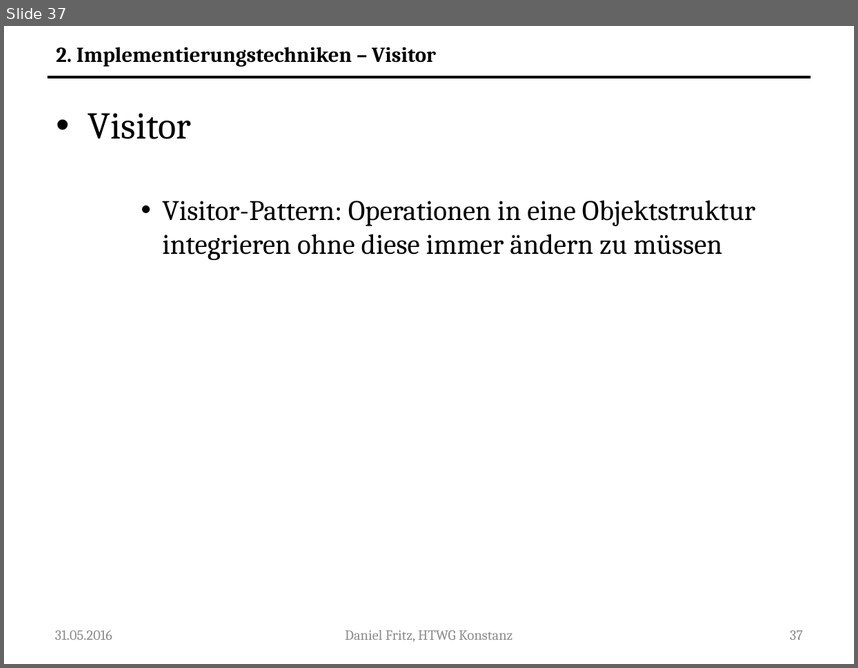
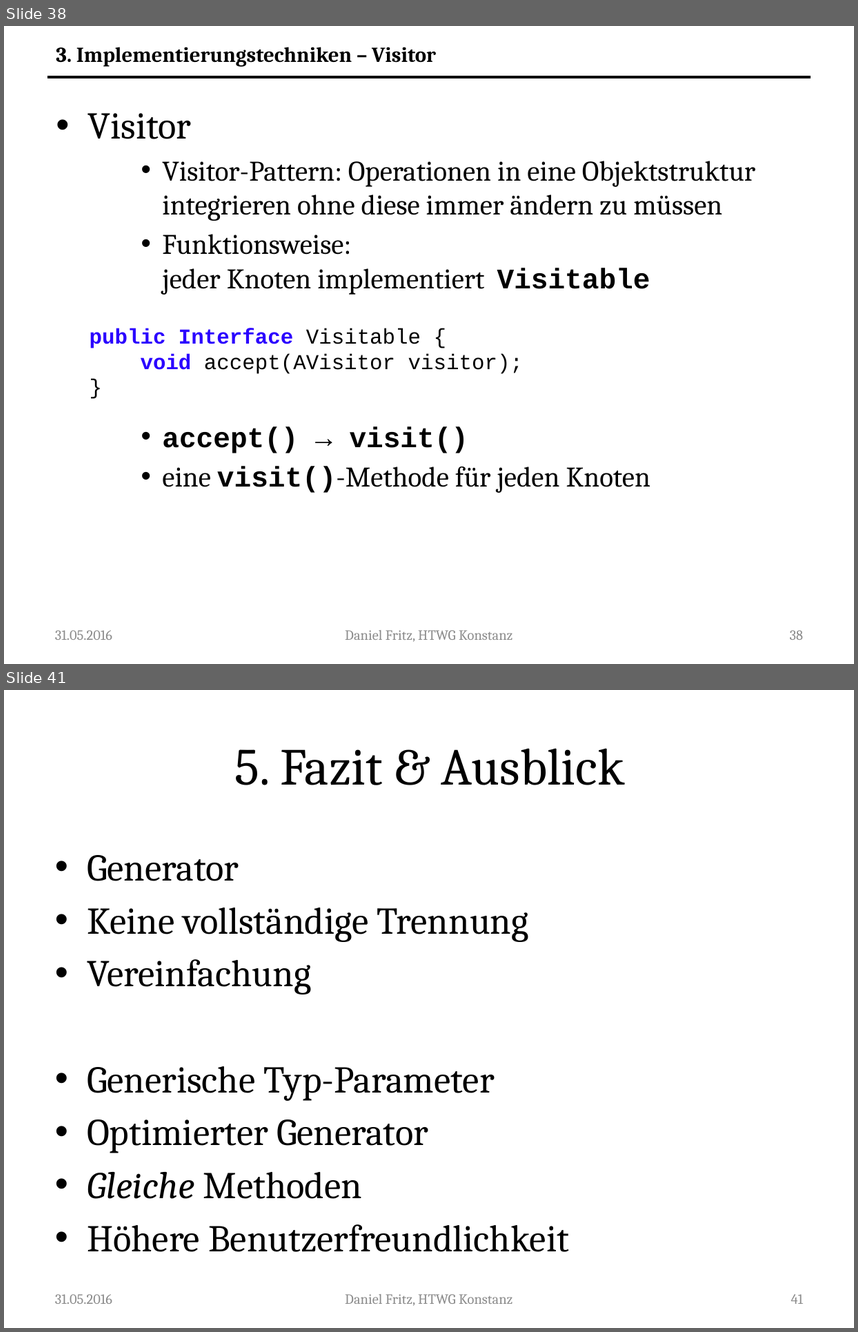
Before and after one commit to Guldenbart/MA, a slide deck: ppt/MA_neu.pptx. Shown one above the other, each under a label of ours: slide 37 before the commit, slides 38 and 41 after it; the slides between them are not shown. The pictures are 858x668 and 858x1332 pixels, drawn with LibreOffice and Linux fonts; fonts in the diff are those of the drawing. Boxes give left, top, right and bottom in pixels: in the first picture for what was removed or moved away, otherwise in the second. Text is boxed around its words. In the diff, an @@ line names an element or a change of style, - is before the commit and + after.

```diff
--- a/ppt/MA_neu.pptx
+++ b/ppt/MA_neu.pptx
@@ slide 41 added at (x1=4, y1=690, x2=854, y2=1328), background #FFFFFF @@
@@ title added at (x1=234, y1=748, x2=625, y2=785), 44 pt, text #000000 @@
+5. Fazit & Ausblick
@@ text added at (x1=87, y1=855, x2=569, y2=1252), 32 pt, text #000000 @@
+• Generator
+• Keine vollständige Trennung
+• Vereinfachung
+• Generische Typ-Parameter
+• Optimierter Generator
+• Gleiche Methoden
+• Höhere Benutzerfreundlichkeit
@@ text added at (x1=55, y1=1294, x2=112, y2=1303), 12 pt, text #8C8C8C @@
+31.05.2016
@@ text added at (x1=345, y1=1294, x2=513, y2=1305), 12 pt, text #8C8C8C @@
+Daniel Fritz, HTWG Konstanz
@@ page number added at (x1=791, y1=1294, x2=804, y2=1303), 12 pt, text #8C8C8C @@
+41
@@ what was slide 37 is now slide 38 @@
@@ slide 38 changed as well @@
@@ text at (x1=56, y1=47, x2=436, y2=67): text changed @@
-2. Implementierungstechniken – Visitor
+3. Implementierungstechniken – Visitor
@@ text at (x1=162, y1=234, x2=651, y2=492): paragraphs added @@
+    • Funktionsweise:
+      jeder Knoten implementiert Visitable
+    • accept() → visit()
+    • eine visit()-Methode für jeden Knoten
@@ text added at (x1=90, y1=328, x2=523, y2=374), 18 pt, text #000000 @@
+public Interface Visitable {
+void accept(AVisitor visitor);
+}
@@ page number at (x1=790, y1=630, x2=803, y2=639): text changed @@
-37
+38
```
Also in this commit, not shown: 31 other slides changed, 3 other slides added.
